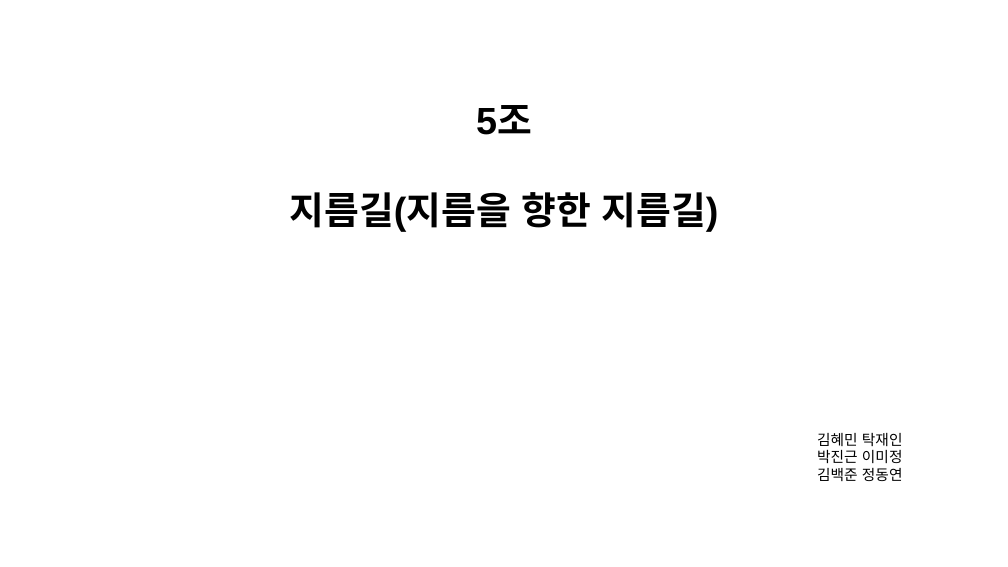
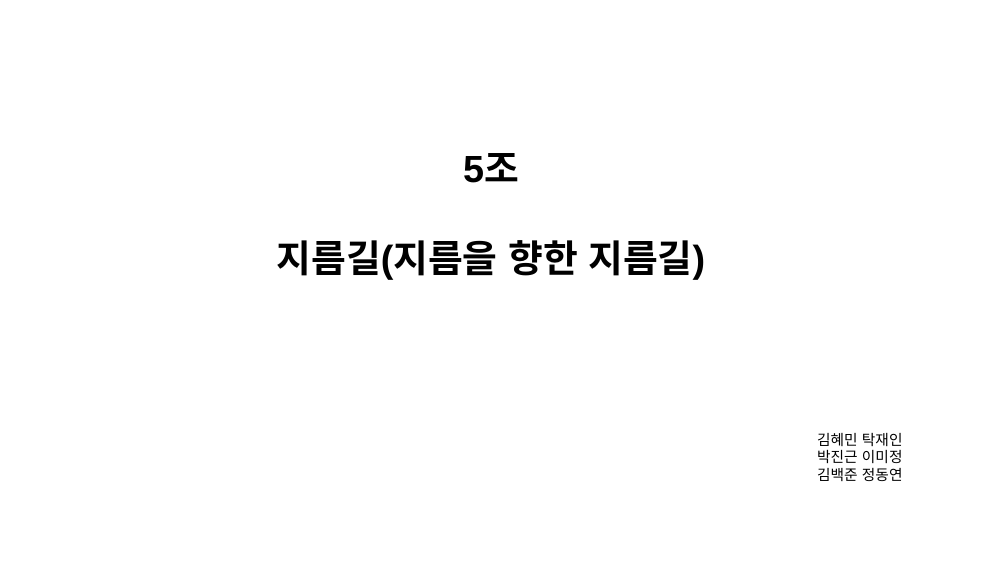
Before and after one commit to majung2/pumasi, a slide deck: slide 1 of 5조_SAD1.0.pptx. Drawn at 1008x567 pixels with LibreOffice and Linux fonts; fonts in the diff are those of the drawing. Boxes give left, top, right and bottom in pixels: in the first picture for what was removed or moved away, otherwise in the second. Text is boxed around its words. In the diff, an @@ line names an element or a change of style, - is before the commit and + after.

```diff
--- a/5조_SAD1.0.pptx
+++ b/5조_SAD1.0.pptx
@@ text "5조": place and size @@
-text "5조" at box(290, 105, 718, 232)
+text "5조" at box(276, 153, 705, 280)
```
Also in this commit, not shown: 3 slides added, 1 slide removed, 1 other file.
